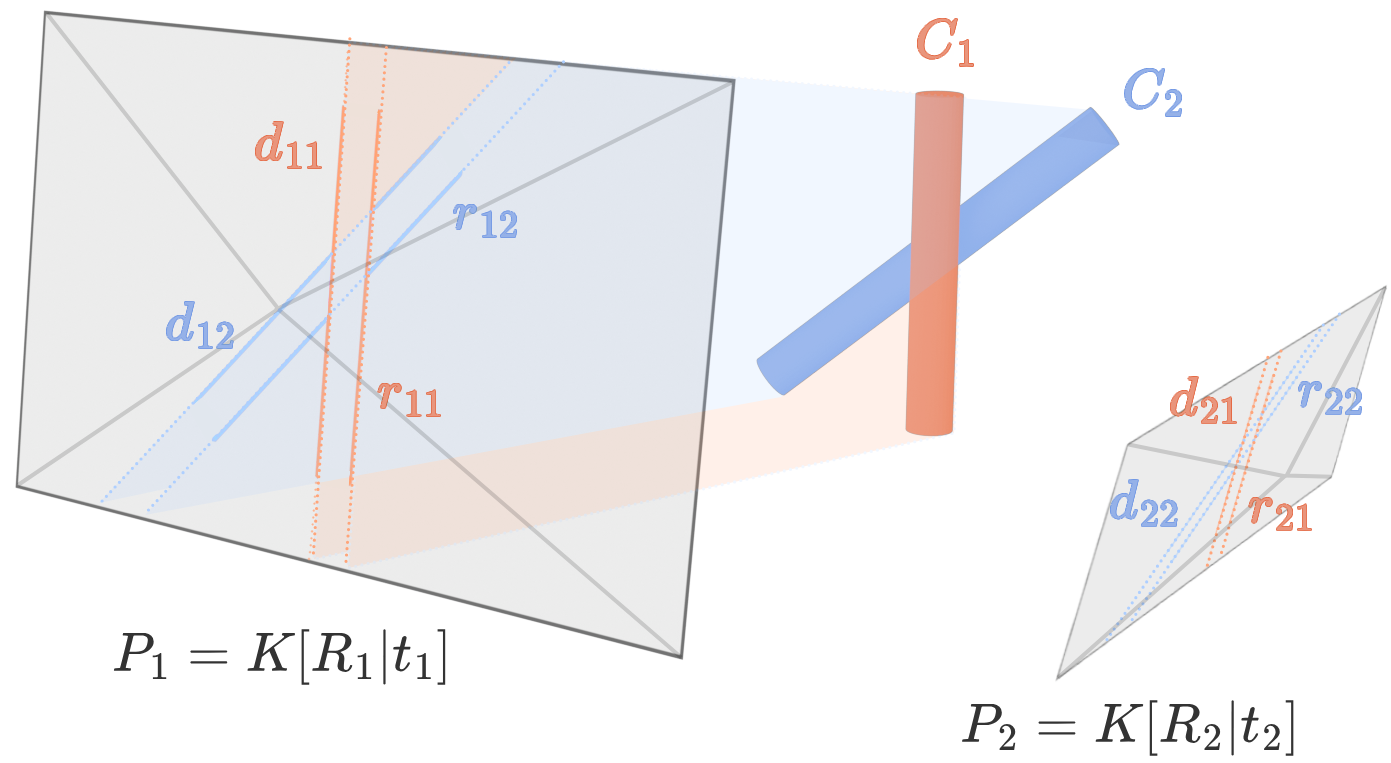
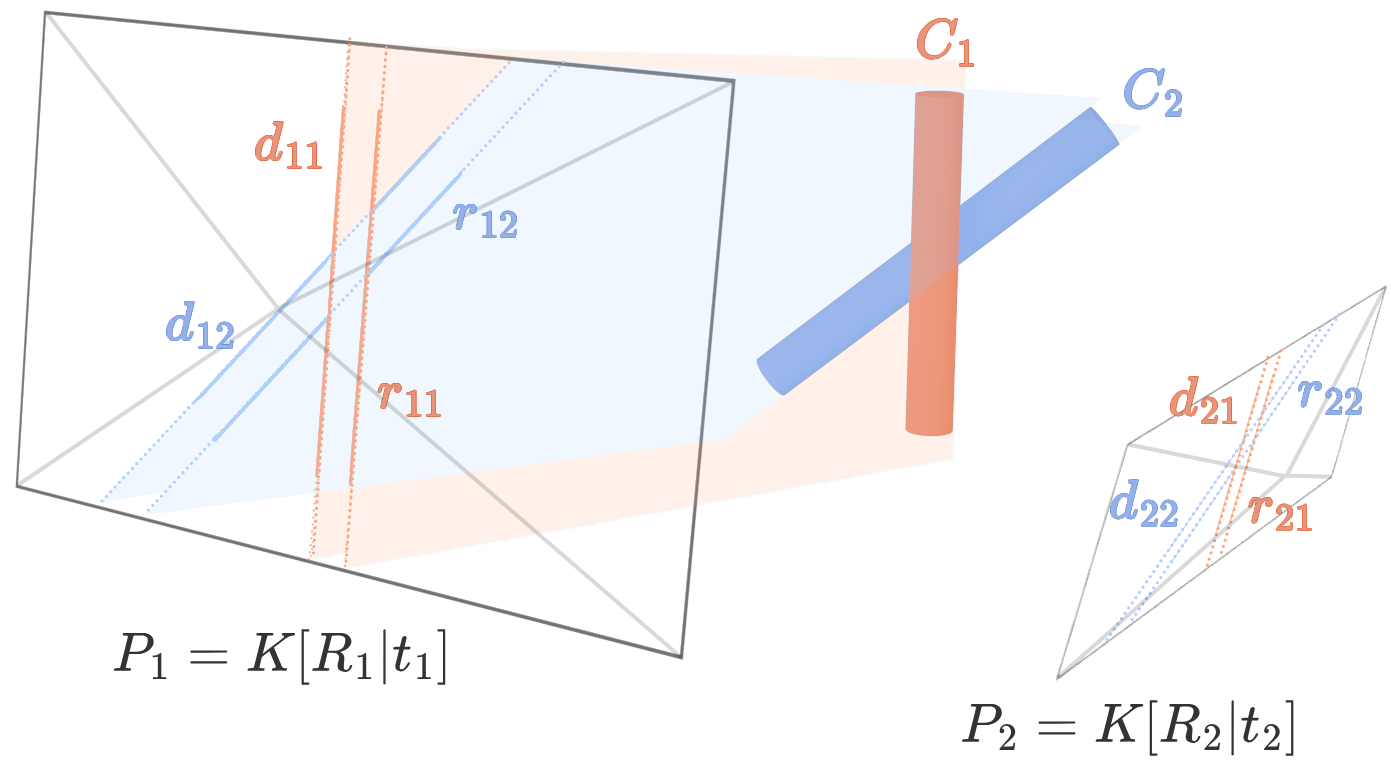
Two versions of the same layered image (1391x763). Layer-by-layer changes:
painted on "Layer 1" (1st of 2, in "Folder 2 copy") over [1059, 289, 1384, 675]
painted on "Layer 1" (2nd of 2, in "Folder 2") over [18, 15, 732, 654]
